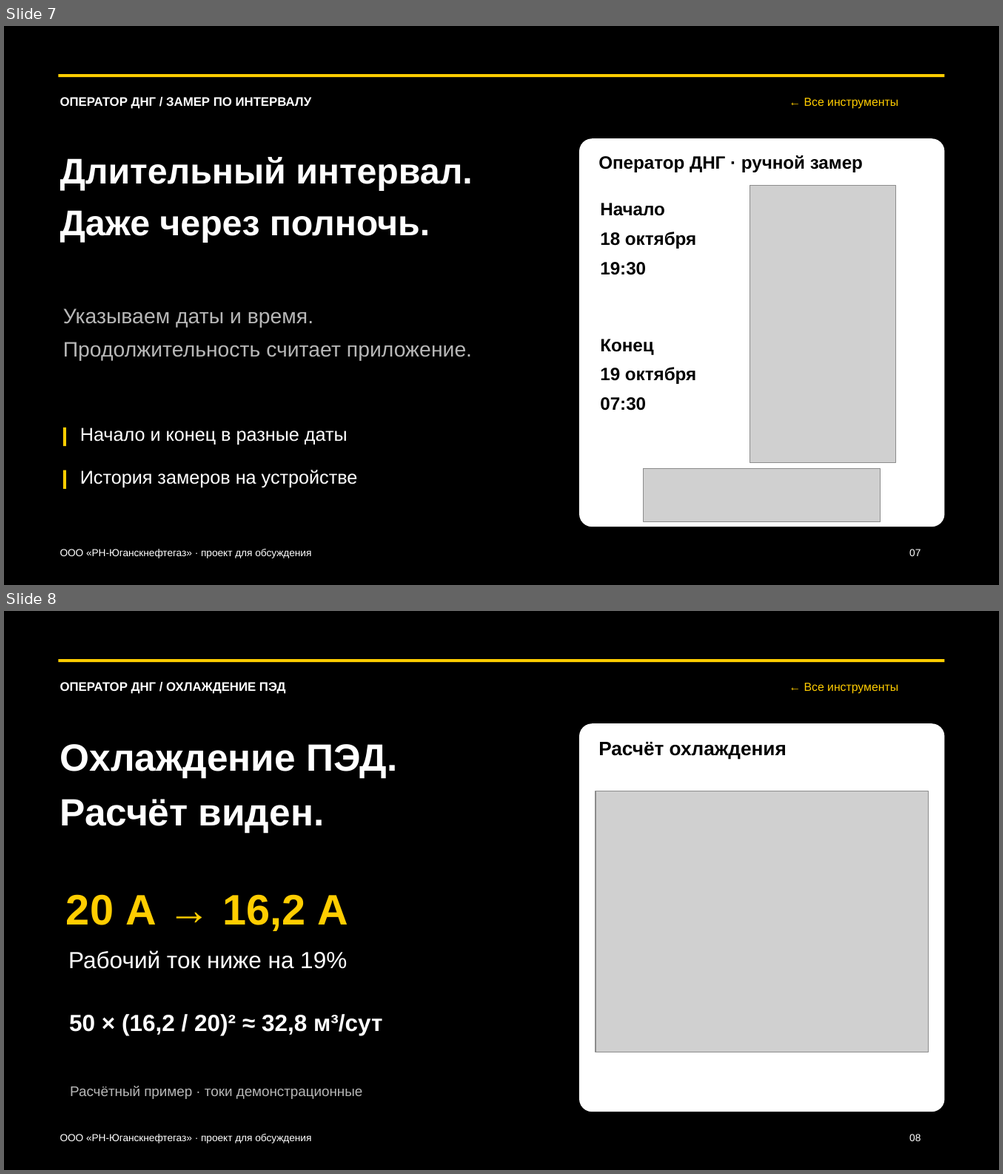
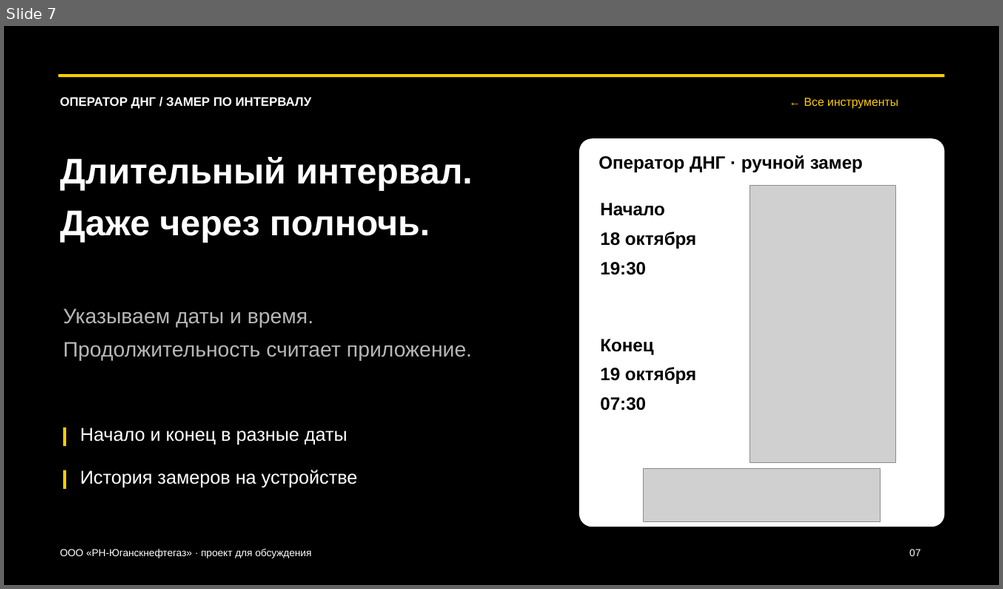
Before and after one commit to kkmusa/sanich6-ios-pwa, a slide deck: presentation/operator-dng-revision2/OperatorDNG_Presentation_Revision2.pptx. Shown one above the other, each under a label of ours: slides 7 and 8 before the commit, slide 7 after it. The pictures are 1003x1174 and 1003x589 pixels, drawn with LibreOffice and Linux fonts; fonts in the diff are those of the drawing; grey boxes stand for pictures. Boxes give left, top, right and bottom in pixels: in the first picture for what was removed or moved away, otherwise in the second. Text is boxed around its words. In the diff, an @@ line names an element or a change of style, - is before the commit and + after.

```diff
--- a/presentation/operator-dng-revision2/OperatorDNG_Presentation_Revision2.pptx
+++ b/presentation/operator-dng-revision2/OperatorDNG_Presentation_Revision2.pptx
@@ slide 8 removed at <box>4,611,999,1170</box>, background #000000 @@
@@ rectangle removed at <box>59,660,945,663</box> @@
@@ text removed at <box>60,682,286,694</box> @@
-ОПЕРАТОР ДНГ / ОХЛАЖДЕНИЕ ПЭД
@@ text removed at <box>804,683,898,694</box> @@
-← Все инструменты
@@ rounded rectangle removed at <box>579,723,945,1113</box> @@
@@ text removed at <box>598,742,786,760</box> @@
-Расчёт охлаждения
@@ text removed at <box>60,744,397,833</box> @@
-Охлаждение ПЭД.
-Расчёт виден.
@@ picture removed at <box>596,792,928,1053</box> @@
@@ text removed at <box>66,894,349,931</box> @@
-20 А → 16,2 А
@@ text removed at <box>68,951,347,969</box> @@
-Рабочий ток ниже на 19%
@@ text removed at <box>69,1014,382,1036</box> @@
-50 × (16,2 / 20)² ≈ 32,8 м³/сут
@@ text removed at <box>70,1086,363,1099</box> @@
-Расчётный пример · токи демонстрационные
@@ text removed at <box>60,1134,311,1144</box> @@
-ООО «РН-Юганскнефтегаз» · проект для обсуждения
@@ text removed at <box>909,1134,920,1142</box> @@
-08
```
Also in this commit, not shown: 4 slides changed, 1 slide added, 4 other files.
